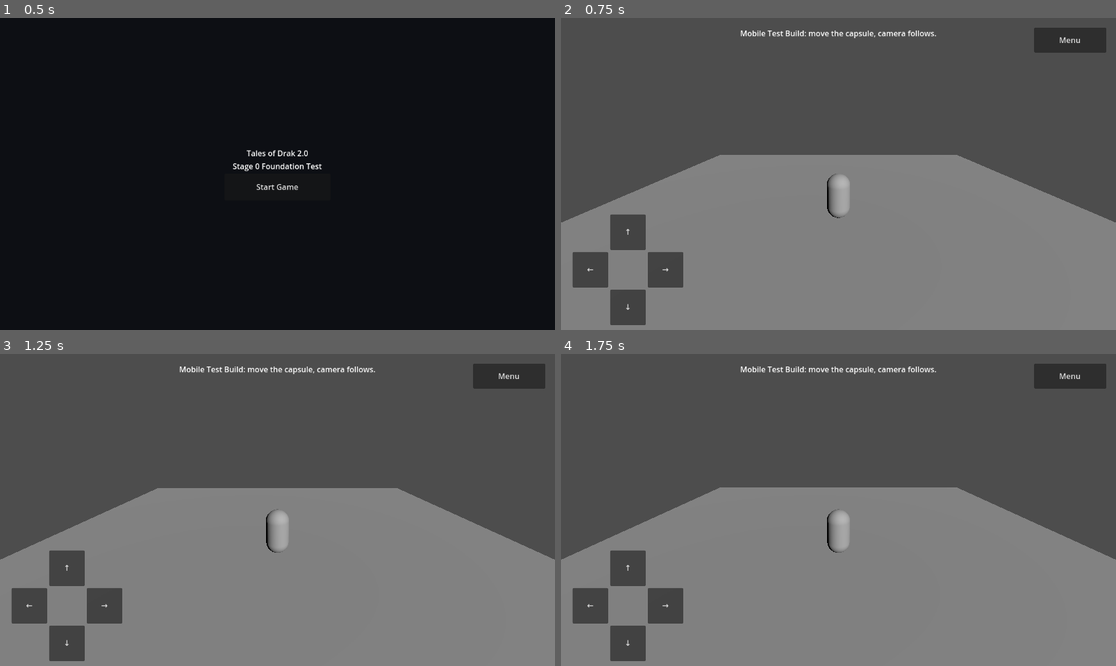
Above: before the commit, frames 1-4 (two rows, left to right).
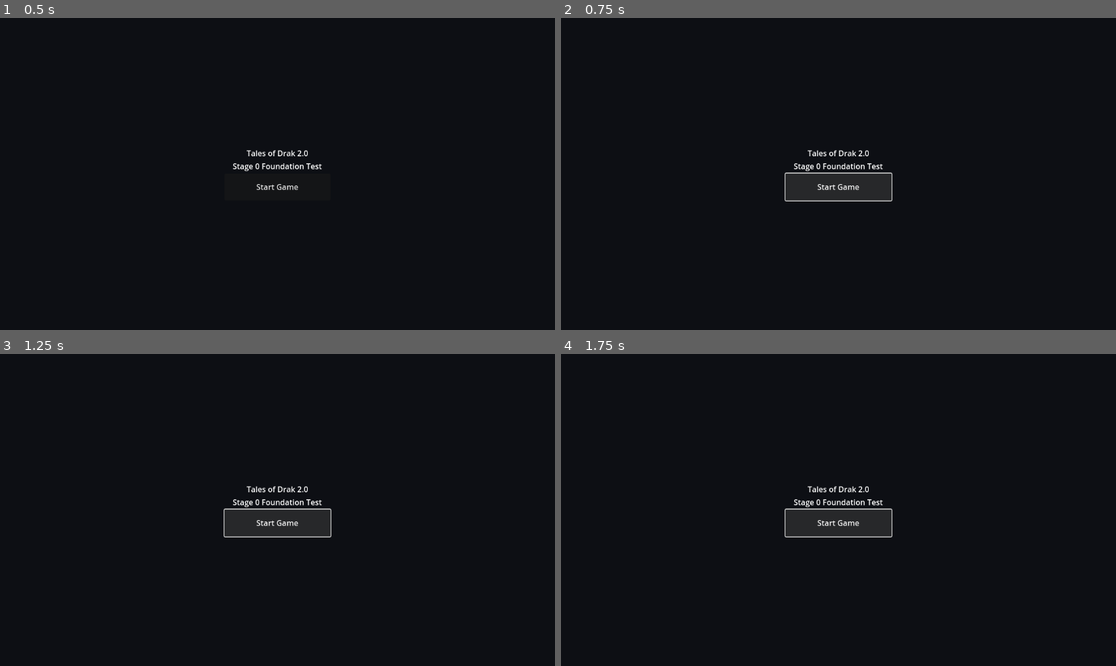
Above: after the commit, the same moments.

Repository: tristanvickery20/Tales-of-Drak-2.0
Game: Godot game, scene res://scenes/main_menu/main_menu.tscn
Two runs of this game, one before a commit and one after it. Both use one fixed random seed, a clock stepped at 60 frames per second and the inputs below.
Inputs (mouse positions are in pixels of both pictures, inside the frame that each line leads up to):
- Up to frame 1 (0.5 s): no input
- Up to frame 2 (0.75 s): click "Start Game" at 0.5 s
- Up to frame 3 (1.25 s): no input
- Up to frame 4 (1.75 s): click (838, 522) at 1.25 s, where only the run after the commit has a clickable "Start Game"

Frame 1 is identical in both runs. In frame 2, 100% of the frame differs, in the area x 0-100%, y 0-100%; in frame 3, 100%; in frame 4, 100%.

Commit message:
Add jump button and test interactable object

Diff:
--- a/scenes/test_world/test_world.tscn
+++ b/scenes/test_world/test_world.tscn
@@ -1,8 +1,9 @@
-[gd_scene load_steps=8 format=3 uid="uid://tod_test_world"]
+[gd_scene load_steps=12 format=3 uid="uid://tod_test_world"]
 
 [ext_resource type="Script" path="res://scripts/mobile_test_player.gd" id="1_mobile_player"]
 [ext_resource type="Script" path="res://scripts/mobile_test_controls.gd" id="2_mobile_controls"]
 [ext_resource type="Script" path="res://scripts/follow_camera.gd" id="3_follow_camera"]
+[ext_resource type="Script" path="res://scripts/test_interactable.gd" id="4_test_interactable"]
 
 [sub_resource type="BoxMesh" id="BoxMesh_ground"]
 size = Vector3(24, 0.2, 24)
@@ -17,6 +18,15 @@
 [sub_resource type="CapsuleShape3D" id="CapsuleShape3D_player"]
 radius = 0.5
 height = 2.0
+
+[sub_resource type="BoxMesh" id="BoxMesh_interactable"]
+size = Vector3(1, 1, 1)
+
+[sub_resource type="BoxShape3D" id="BoxShape3D_interactable"]
+size = Vector3(1, 1, 1)
+
+[sub_resource type="StandardMaterial3D" id="StandardMaterial3D_interactable"]
+albedo_color = Color(0.2, 0.55, 1, 1)
 
 [node name="TestWorld" type="Node3D"]
 
@@ -43,6 +53,22 @@
 [node name="PlayerCollision" type="CollisionShape3D" parent="PlaceholderPlayer"]
 shape = SubResource("CapsuleShape3D_player")
 
+[node name="TestInteractable" type="StaticBody3D" parent="." groups=["test_interactable"]
+transform = Transform3D(1, 0, 0, 0, 1, 0, 0, 0, 1, 3, 0.5, 0)
+script = ExtResource("4_test_interactable")
+
+[node name="InteractableMesh" type="MeshInstance3D" parent="TestInteractable"]
+mesh = SubResource("BoxMesh_interactable")
+surface_material_override/0 = SubResource("StandardMaterial3D_interactable")
+
+[node name="InteractableCollision" type="CollisionShape3D" parent="TestInteractable"]
+shape = SubResource("BoxShape3D_interactable")
+
+[node name="InteractableLabel" type="Label3D" parent="TestInteractable"]
+transform = Transform3D(1, 0, 0, 0, 1, 0, 0, 0, 1, 0, 1, 0)
+text = "Test Interactable"
+billboard = 1
+
 [node name="Camera3D" type="Camera3D" parent="."]
 transform = Transform3D(1, 0, 0, 0, 0.866025, 0.5, 0, -0.5, 0.866025, 0, 4, 8)
 current = true
@@ -66,9 +92,21 @@
 offset_left = 20.0
 offset_top = 20.0
 offset_right = -20.0
-offset_bottom = 60.0
+offset_bottom = 52.0
 grow_horizontal = 2
-text = "Mobile Test Build: move the capsule, camera follows."
+text = "Mobile Test Build"
+horizontal_alignment = 1
+
+[node name="StatusLabel" type="Label" parent="MobileTestControls/Controls"]
+layout_mode = 1
+anchors_preset = 10
+anchor_right = 1.0
+offset_left = 20.0
+offset_top = 56.0
+offset_right = -20.0
+offset_bottom = 94.0
+grow_horizontal = 2
+text = "Move, jump, and test interact."
 horizontal_alignment = 1
 
 [node name="BackToMenuButton" type="Button" parent="MobileTestControls/Controls"]
@@ -130,3 +168,27 @@
 offset_right = 152.0
 offset_bottom = 230.0
 text = "↓"
+
+[node name="ActionButtons" type="VBoxContainer" parent="MobileTestControls/Controls"]
+layout_mode = 1
+anchors_preset = 3
+anchor_left = 1.0
+anchor_top = 1.0
+anchor_right = 1.0
+anchor_bottom = 1.0
+offset_left = -174.0
+offset_top = -180.0
+offset_right = -24.0
+offset_bottom = -20.0
+grow_horizontal = 0
+grow_vertical = 0
+
+[node name="JumpButton" type="Button" parent="MobileTestControls/Controls/ActionButtons"]
+custom_minimum_size = Vector2(150, 70)
+layout_mode = 2
+text = "Jump"
+
+[node name="InteractButton" type="Button" parent="MobileTestControls/Controls/ActionButtons"]
+custom_minimum_size = Vector2(150, 70)
+layout_mode = 2
+text = "Interact"
